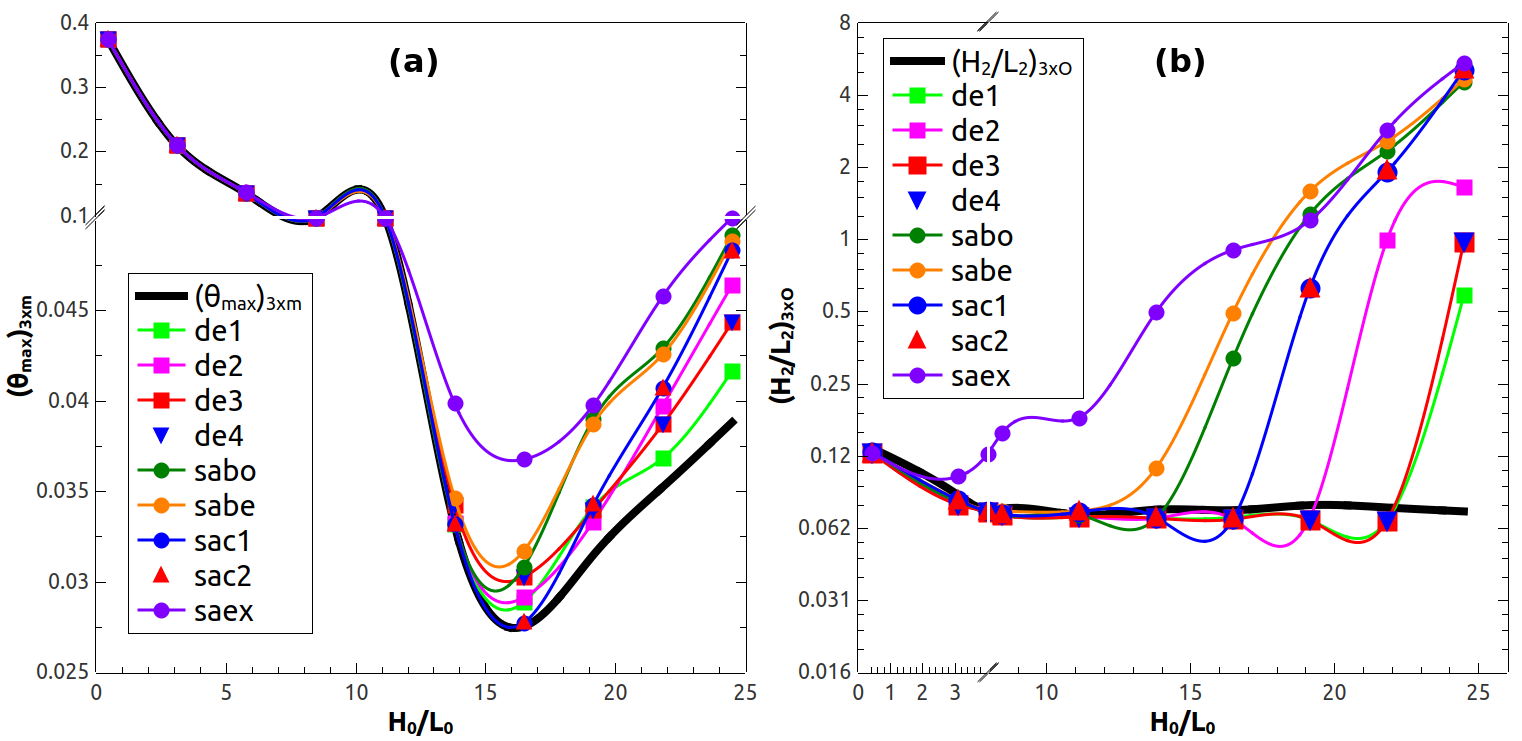
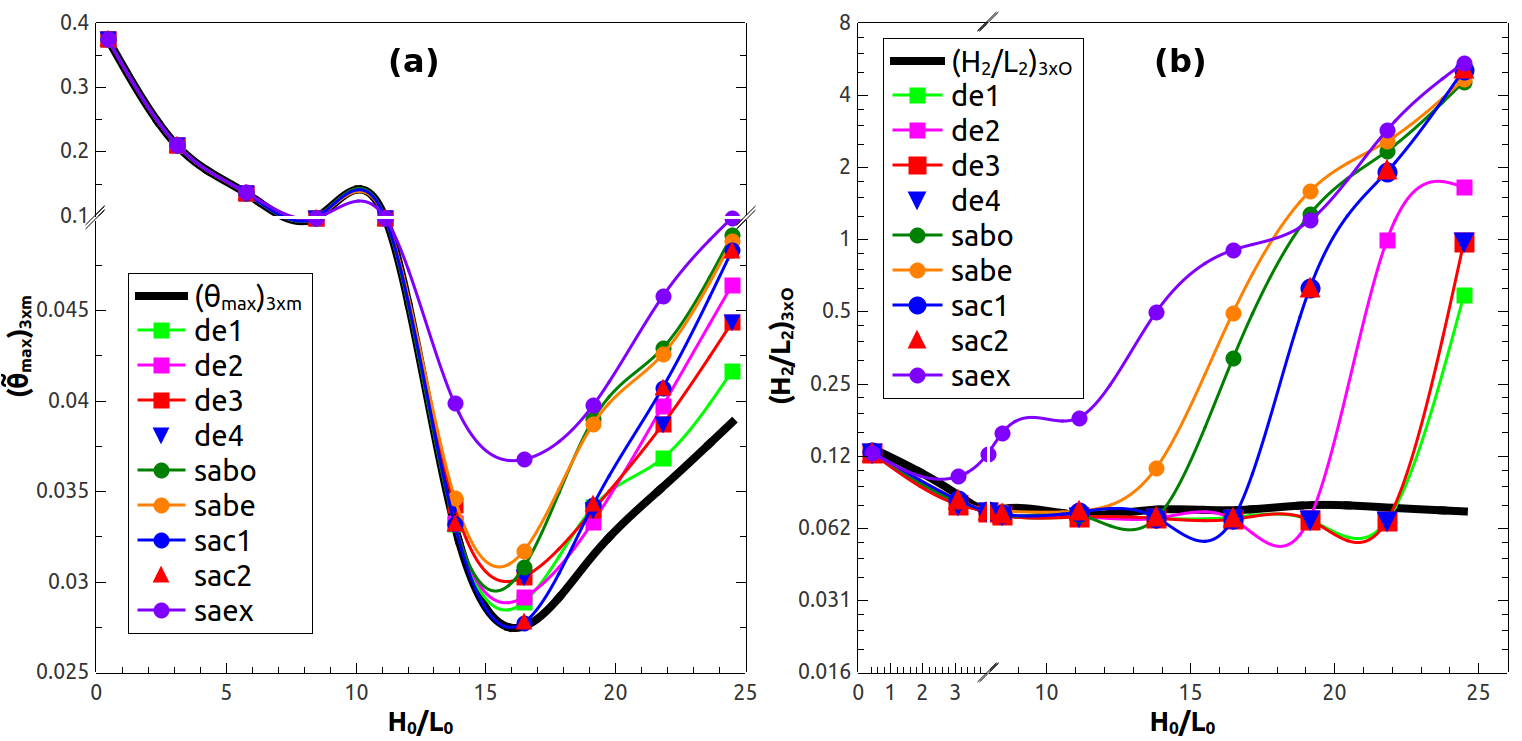
The second 1522 × 741 image is a revision of the first. Changes to its layers:
added layer "ã" above "a" over (1, 373, 6, 387)
